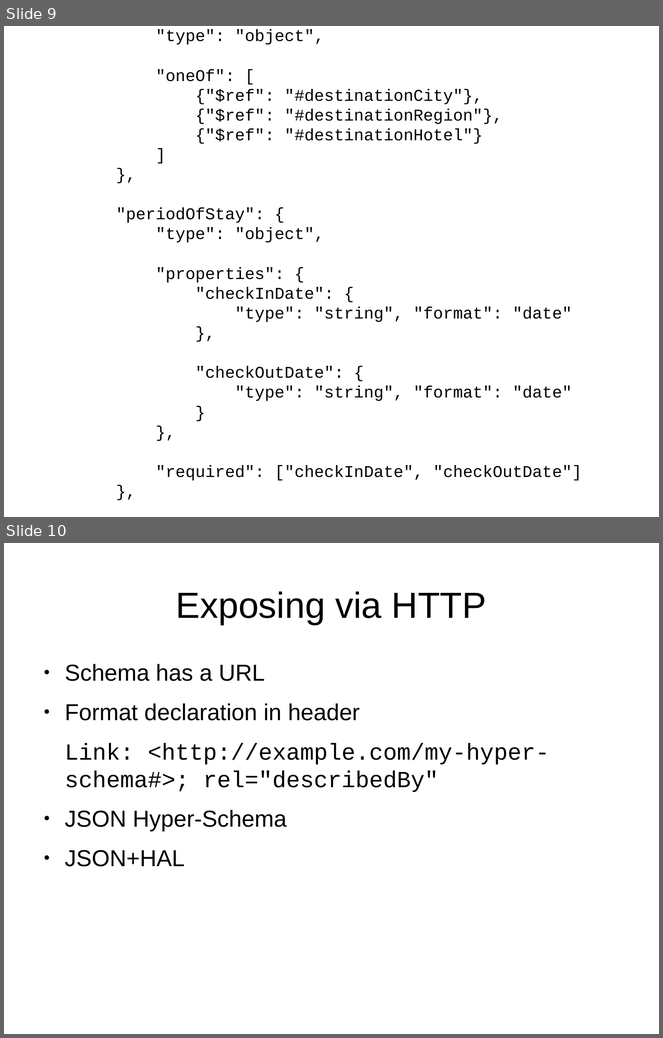
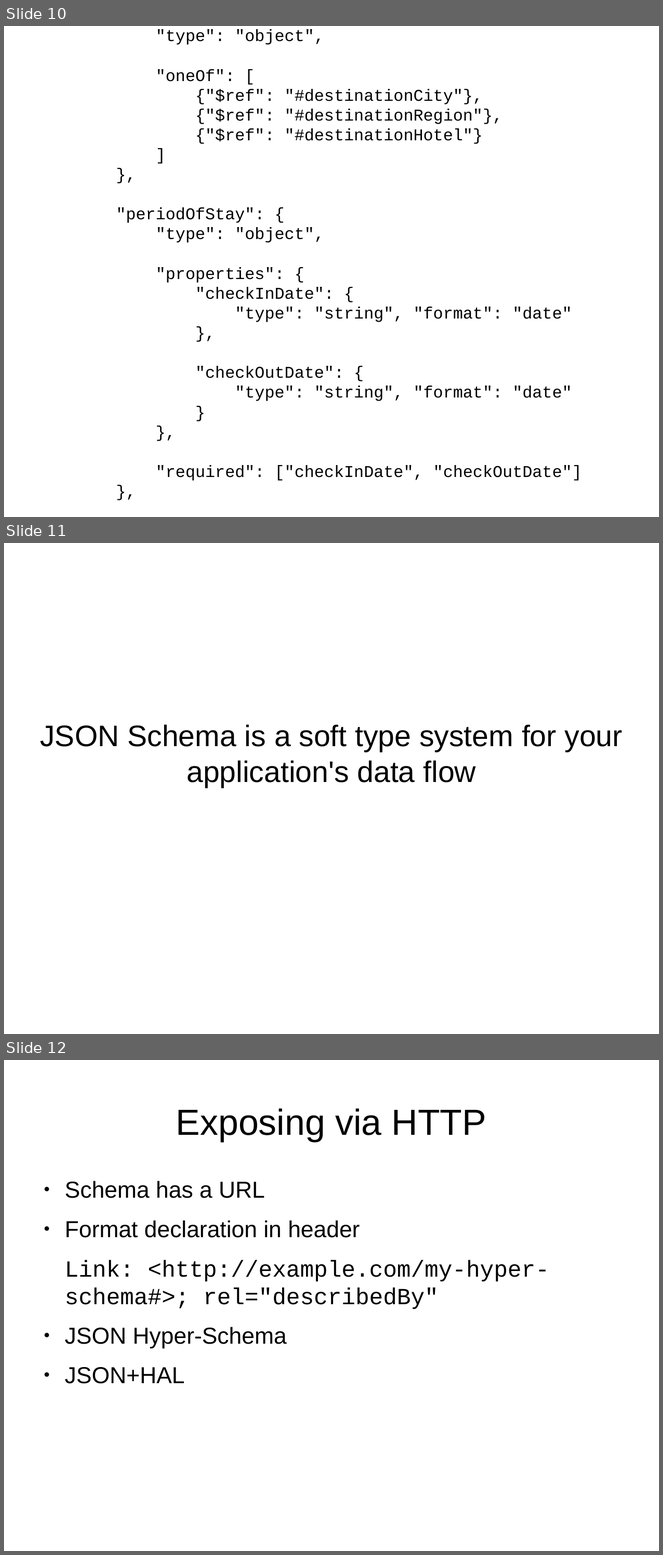
Before and after one commit to ikr/json-schema-for-http-apis, a slide deck: slides.odp. Shown one above the other, each under a label of ours: slides 9 and 10 before the commit, slides 10, 11 and 12 after it. The pictures are 663x1038 and 663x1555 pixels, drawn with LibreOffice and Linux fonts; fonts in the diff are those of the drawing. Boxes give left, top, right and bottom in pixels: in the first picture for what was removed or moved away, otherwise in the second. Text is boxed around its words. In the diff, an @@ line names an element or a change of style, - is before the commit and + after.

```diff
--- a/slides.odp
+++ b/slides.odp
@@ slide 11 added at bbox=[4, 543, 659, 1034], background #FFFFFF @@
@@ subtitle added at bbox=[40, 724, 622, 788], 36 pt, text #000000 @@
+JSON Schema is a soft type system for your application's data flow
@@ what was slide 9 is now slide 10 @@
@@ what was slide 10 is now slide 12 @@
```
Also in this commit, not shown: 1 other slide added.
